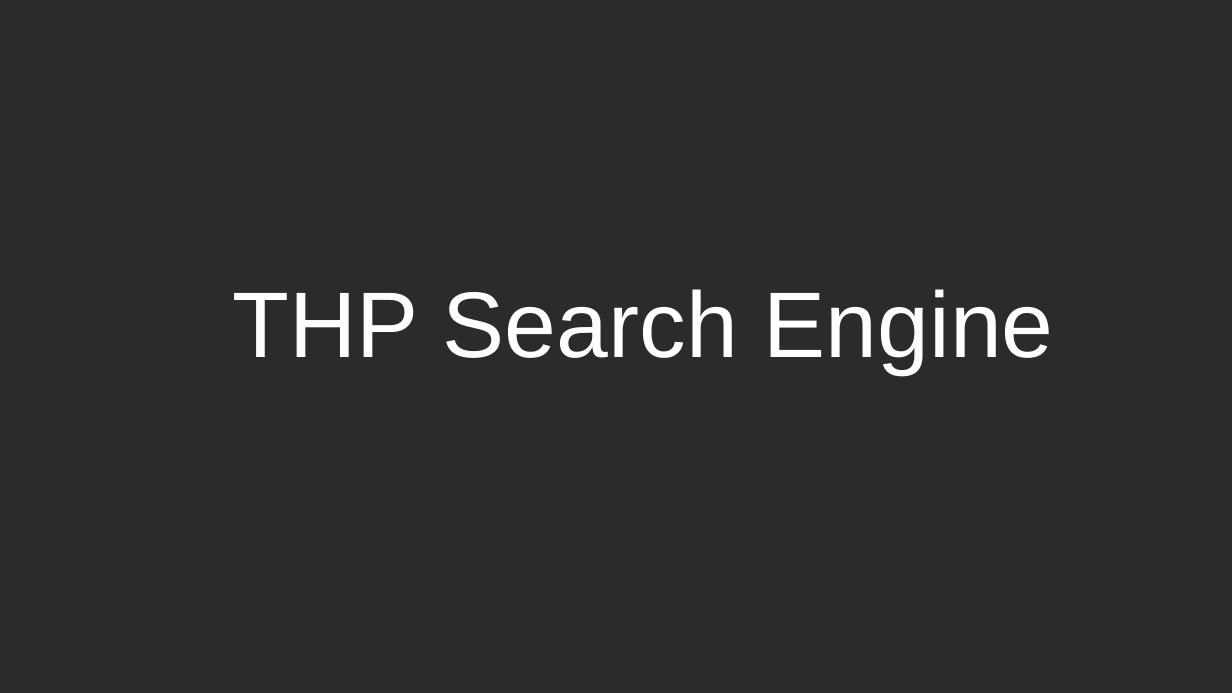
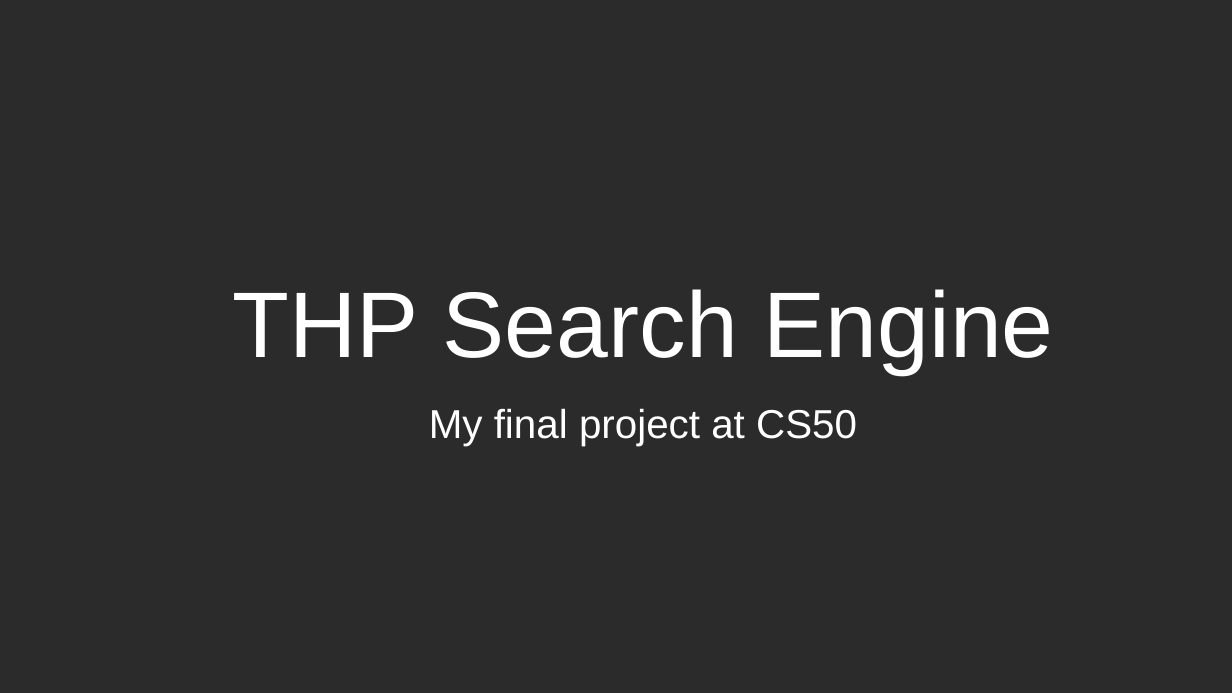
Before and after one commit to fleopaulD/THP_search, a slide deck: slide 1 of doc/API_schema.odp. Drawn at 1232x693 pixels with LibreOffice and Linux fonts; fonts in the diff are those of the drawing; background and template pictures are left out; a plain dark background stands for a picture behind light text. Boxes give left, top, right and bottom in pixels: in the first picture for what was removed or moved away, otherwise in the second. Text is boxed around its words. In the diff, an @@ line names an element or a change of style, - is before the commit and + after.

```diff
--- a/doc/API_schema.odp
+++ b/doc/API_schema.odp
@@ text at bbox=[429, 408, 857, 446]: paragraph added @@
+My final project at CS50
```
Also in this commit, not shown: 3 other files.
